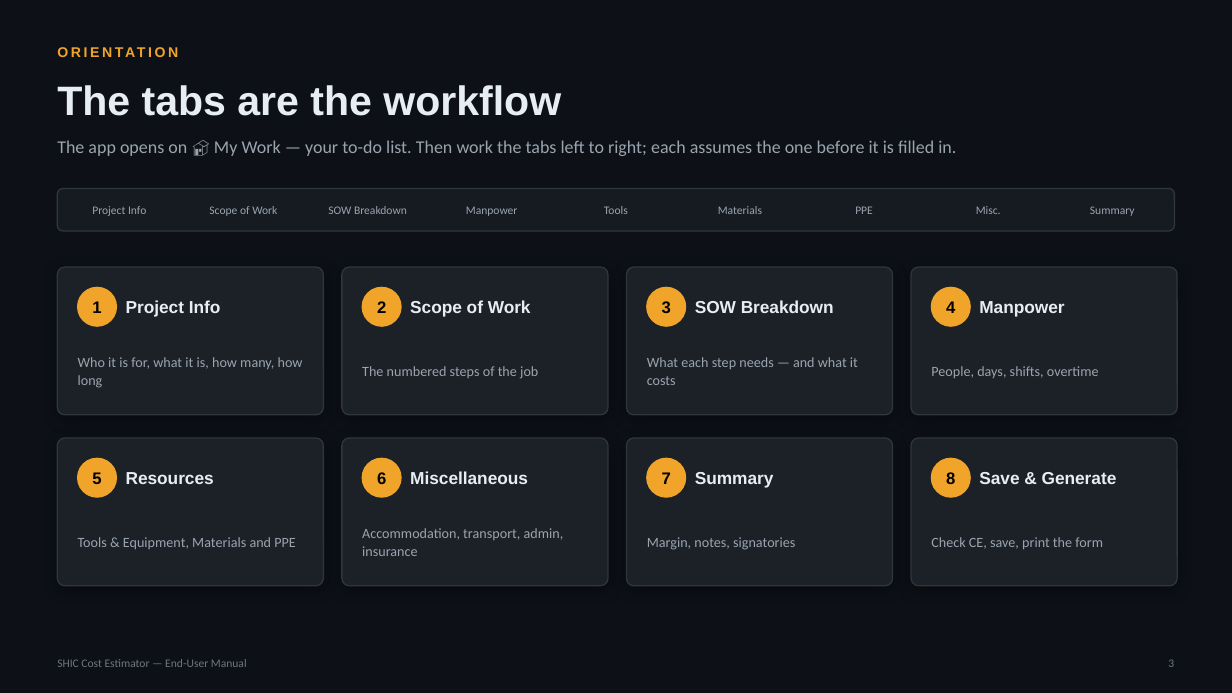
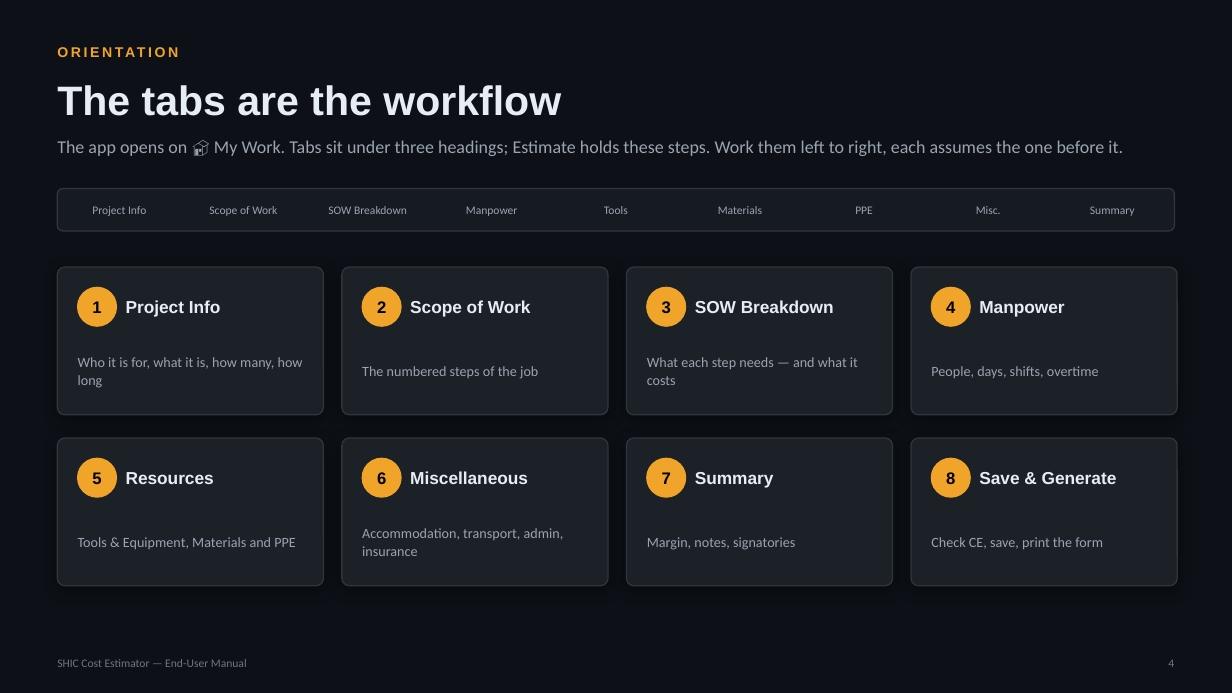
Before and after one commit to SYNERCORE/CostEstimation, a slide deck: slide 4 of docs/SHIC-Cost-Estimator-User-Manual.pptx (slide 3 before the commit). Drawn at 1232x693 pixels with LibreOffice and Linux fonts; fonts in the diff are those of the drawing. Boxes give left, top, right and bottom in pixels: in the first picture for what was removed or moved away, otherwise in the second. Text is boxed around its words. In the diff, an @@ line names an element or a change of style, - is before the commit and + after.

```diff
--- a/docs/SHIC-Cost-Estimator-User-Manual.pptx
+++ b/docs/SHIC-Cost-Estimator-User-Manual.pptx
@@ text at <box>57,140,1123,156</box>: text changed @@
-The app opens on 🏠 My Work — your to-do list. Then work the tabs left to right; each assumes the one before it is filled in.
+The app opens on 🏠 My Work. Tabs sit under three headings; Estimate holds these steps. Work them left to right, each assumes the one before it.
@@ text at <box>1168,660,1174,667</box>: text changed @@
-3
+4
```
Also in this commit, not shown: 32 other slides changed, 7 slides added.
